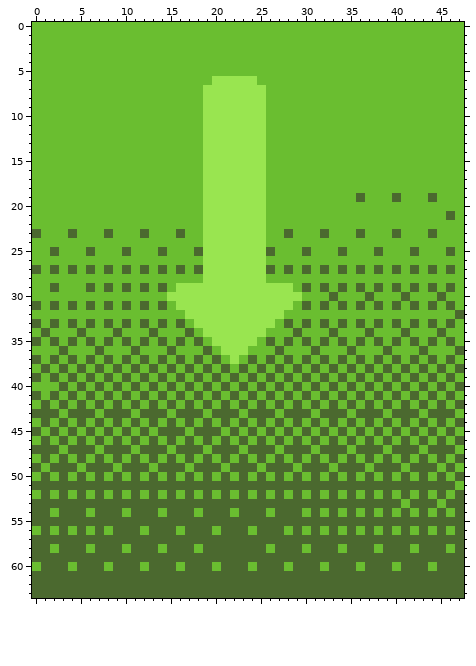
File history of a pixel-art file, assets/cards/card-test.aseprite. The picture above is the old version.
48x64 pixels, 1 frame.
Once edited:
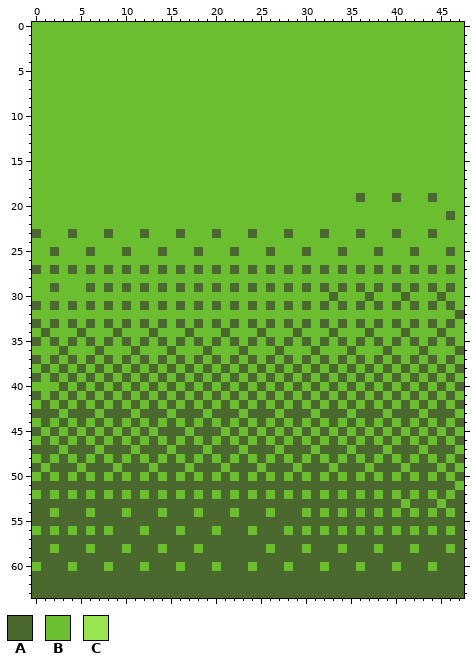
Palette (. is transparent): A #4b692f  B #6abe30  C #99e550
Edits made:
layer "Layer 2" now hidden
y 6: x 20..24 CCCCC -> BBBBB
y 7..22: x 19..25 CCCCCCC -> BBBBBBB
y 23: x 19..25 CCCCCCC -> BABBBAB
y 24: x 19..25 CCCCCCC -> BBBBBBB
y 25: x 19..25 CCCCCCC -> BBBABBB
y 26: x 19..25 CCCCCCC -> BBBBBBB
y 27: x 19..25 CCCCCCC -> BABABAB
y 28: x 19..25 CCCCCCC -> BBBBBBB
y 29: x 16..28 CCCCCCCCCCCCC -> ABABABABABABA
y 30: x 15..29 CCCCCCCCCCCCCCC -> BBBBBBBBBBBBBBB
y 31: x 16..28 CCCCCCCCCCCCC -> ABABABABABABA
y 32: x 17..27 CCCCCCCCCCC -> BBBBBBBBBBB
y 33: x 18..26 CCCCCCCCC -> ABABABABA
y 34: x 19..25 CCCCCCC -> BBABBBA
y 35: x 20..24 CCCCC -> ABABA
y 36: x 21..23 CCC -> BBA
y 37: x 22 C -> A
